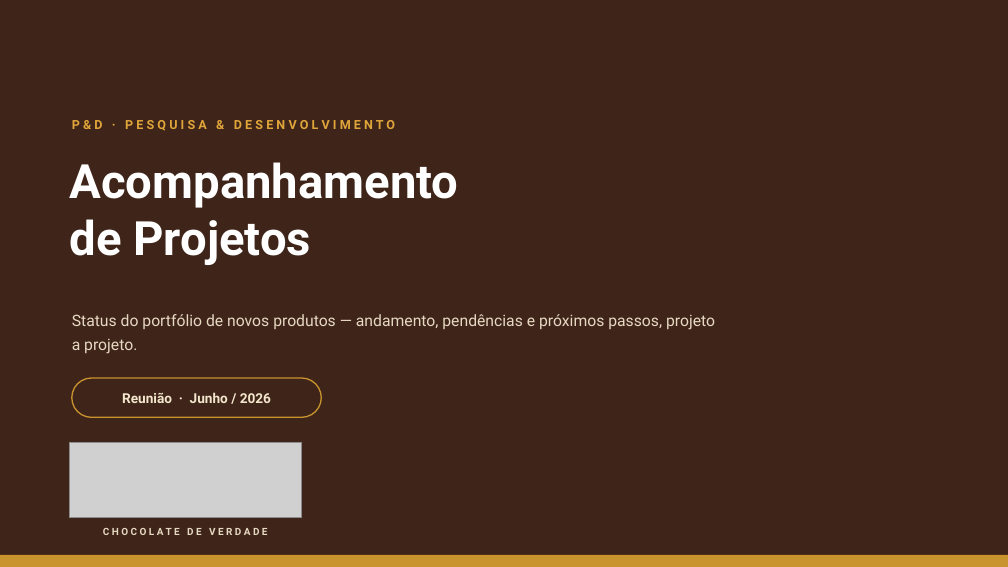
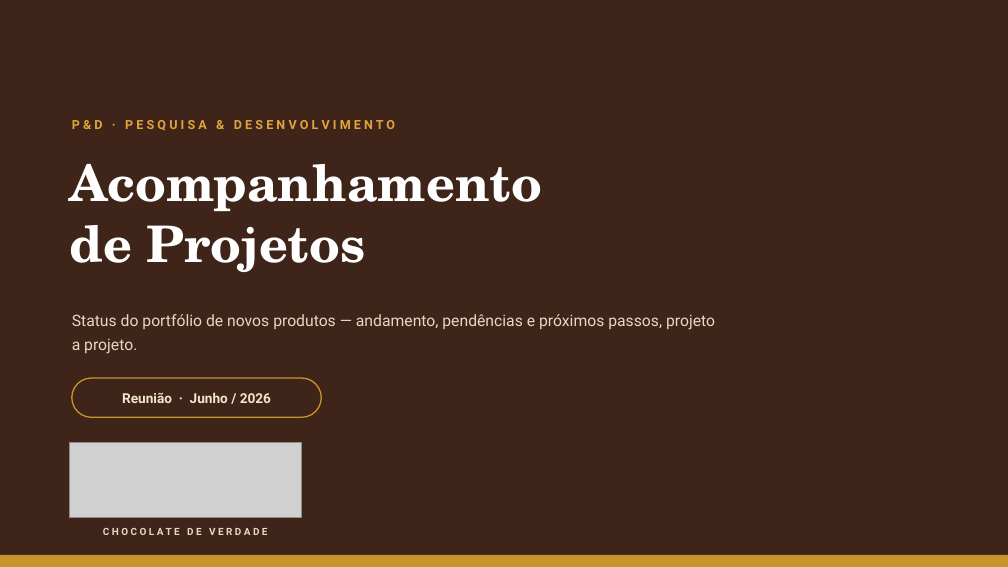
Before and after one commit to oleodias/divine-example, a slide deck: slide 1 of apresentacao/Divine_Acompanhamento_Projetos_MODELO.pptx. Drawn at 1008x567 pixels with LibreOffice and Linux fonts; fonts in the diff are those of the drawing; grey boxes stand for pictures; background and template pictures are left out. Boxes give left, top, right and bottom in pixels: in the first picture for what was removed or moved away, otherwise in the second. Text is boxed around its words. In the diff, an @@ line names an element or a change of style, - is before the commit and + after.

```diff
--- a/apresentacao/Divine_Acompanhamento_Projetos_MODELO.pptx
+++ b/apresentacao/Divine_Acompanhamento_Projetos_MODELO.pptx
@@ text "Acompanhamento" at (x1=70, y1=164, x2=543, y2=272): size 45 to 48 pt, font Roboto to TeX Gyre Schola @@
```
Also in this commit, not shown: 6 other slides changed, 1 other file.
